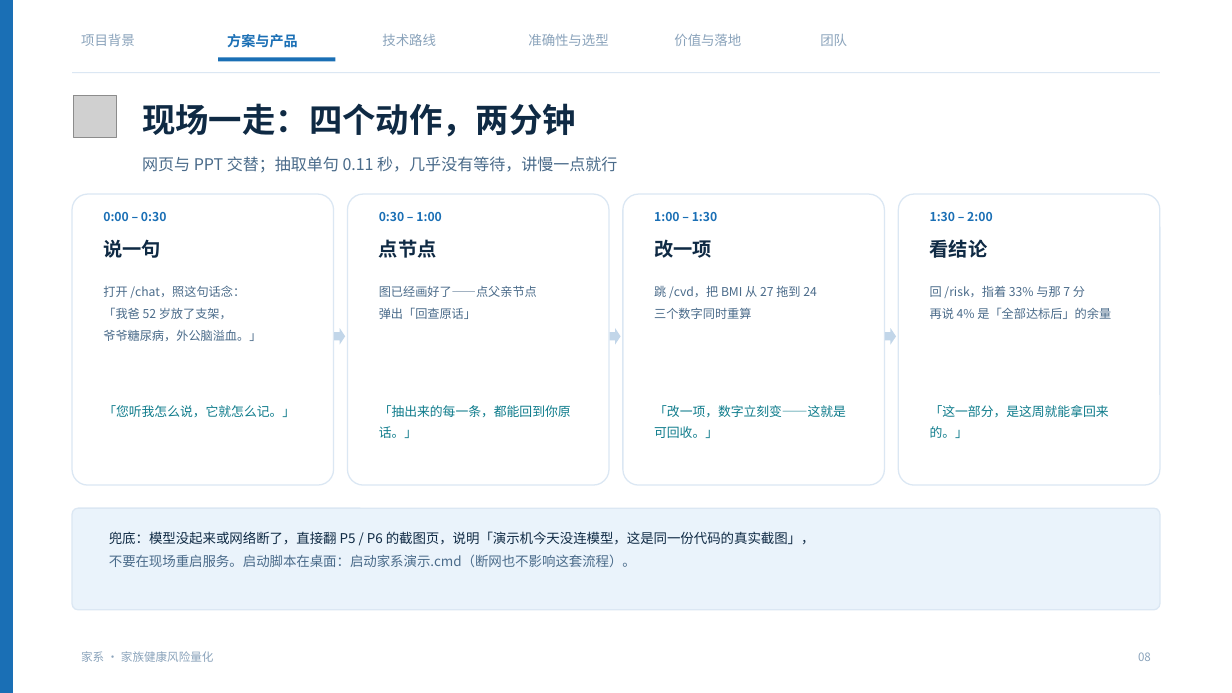
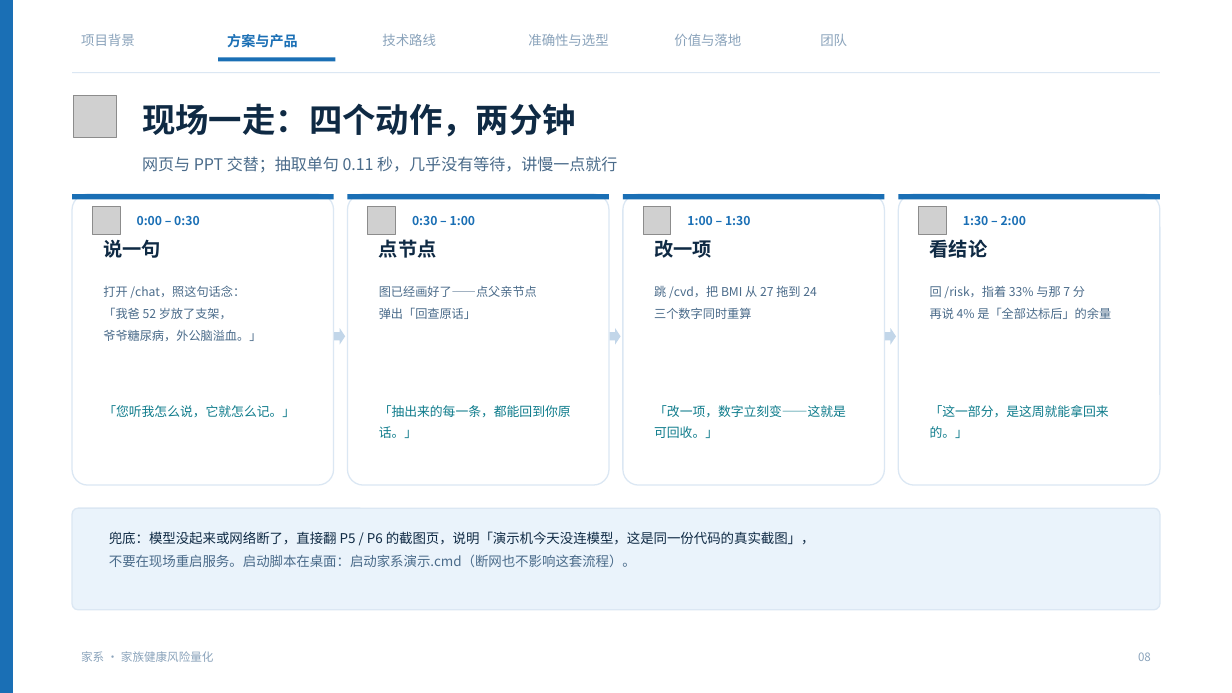
Before and after one commit to NimuStudio/jiaxi, a slide deck: slide 8 of deliverables/家系-答辩-v2.pptx. Drawn at 1232x693 pixels with LibreOffice and Linux fonts; fonts in the diff are those of the drawing; grey boxes stand for pictures; background and template pictures are left out. Boxes give left, top, right and bottom in pixels: in the first picture for what was removed or moved away, otherwise in the second. Text is boxed around its words. In the diff, an @@ line names an element or a change of style, - is before the commit and + after.

```diff
--- a/deliverables/家系-答辩-v2.pptx
+++ b/deliverables/家系-答辩-v2.pptx
@@ rectangle added at [72, 194, 334, 200], fill #1A6FB5 @@
@@ picture added at [92, 207, 120, 235] @@
@@ text "0:00 – 0:30": place and size @@
-text "0:00 – 0:30" at [103, 212, 166, 221]
+text "0:00 – 0:30" at [137, 216, 199, 225]
@@ rectangle added at [348, 194, 609, 200], fill #1A6FB5 @@
@@ picture added at [368, 207, 396, 235] @@
@@ text "0:30 – 1:00": place and size @@
-text "0:30 – 1:00" at [379, 212, 441, 221]
+text "0:30 – 1:00" at [412, 216, 475, 225]
@@ rectangle added at [623, 194, 884, 200], fill #1A6FB5 @@
@@ picture added at [643, 207, 671, 235] @@
@@ text "1:00 – 1:30": place and size @@
-text "1:00 – 1:30" at [654, 212, 717, 221]
+text "1:00 – 1:30" at [687, 216, 750, 225]
@@ rectangle added at [898, 194, 1160, 200], fill #1A6FB5 @@
@@ picture added at [919, 207, 946, 235] @@
@@ text "1:30 – 2:00": place and size @@
-text "1:30 – 2:00" at [930, 212, 992, 221]
+text "1:30 – 2:00" at [963, 216, 1026, 225]
```
Also in this commit, not shown: 5 other slides changed, 13 other files.
